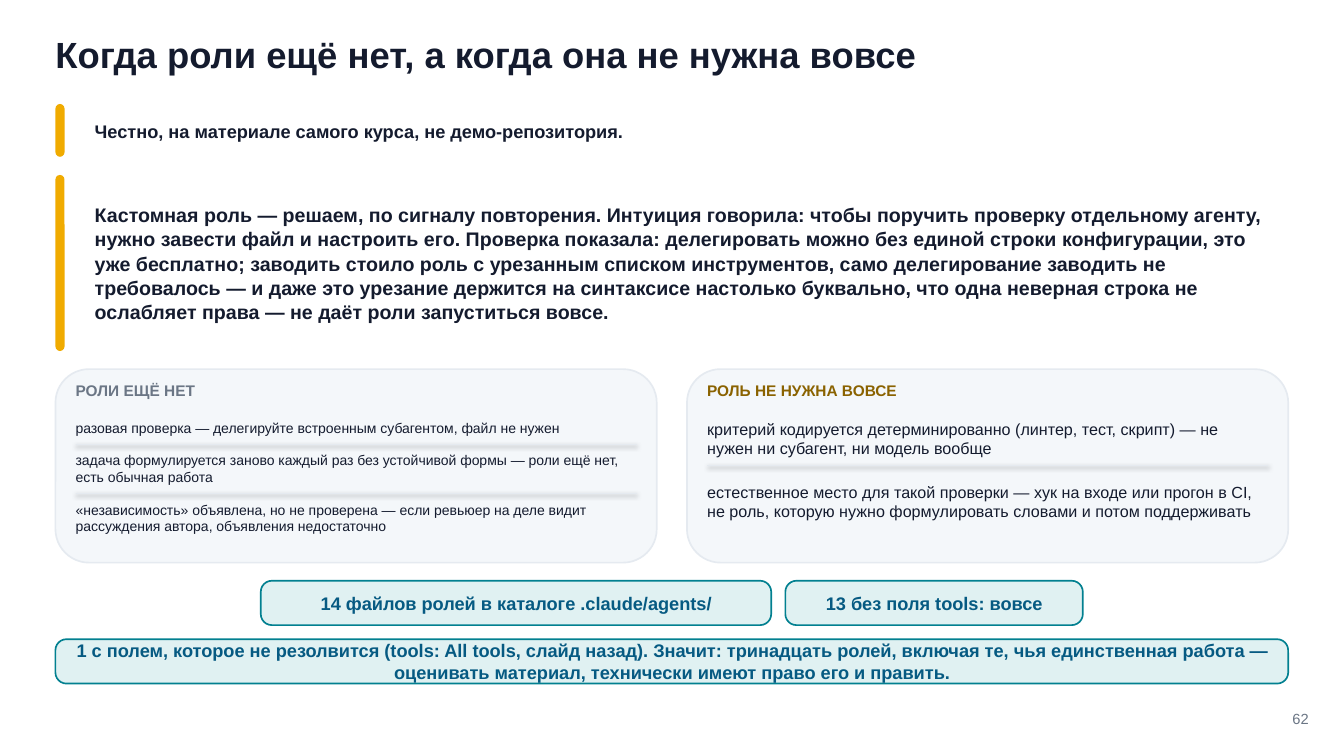
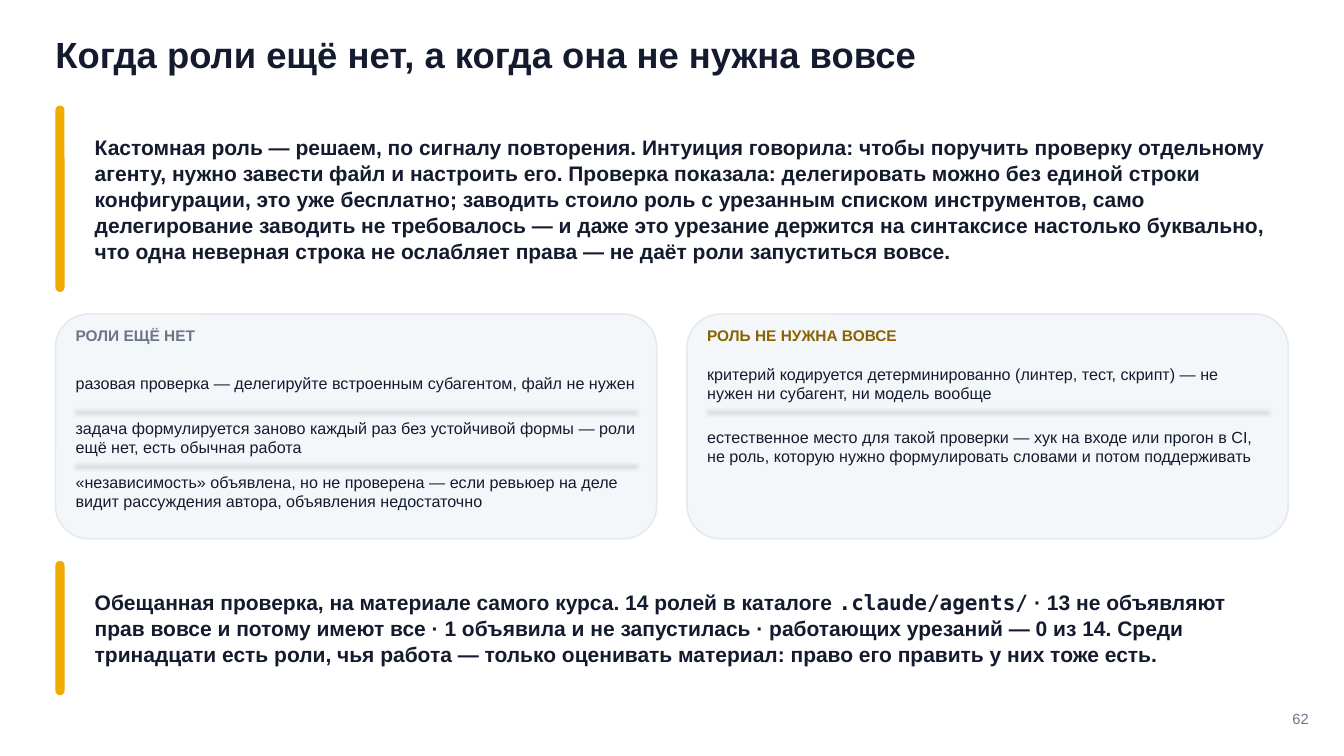
Before and after one commit to tellina-study/AI-usage-lessons, a slide deck: slide 62 of library/seminars/sem-06/rendered/sem-06.pptx. Drawn at 1344x756 pixels with LibreOffice and Linux fonts; fonts in the diff are those of the drawing. Boxes give left, top, right and bottom in pixels: in the first picture for what was removed or moved away, otherwise in the second. Text is boxed around its words. In the diff, an @@ line names an element or a change of style, - is before the commit and + after.

Commit message:
#225 Семинар 6: сведение пересмотра — шесть расхождений сквозной истории выправлены, 38 файлов переименованы, две главы разрезаны

```diff
--- a/library/seminars/sem-06/rendered/sem-06.pptx
+++ b/library/seminars/sem-06/rendered/sem-06.pptx
@@ rounded rectangle: place and size @@
-rounded rectangle at [55, 175, 65, 352]
+rounded rectangle at [55, 106, 65, 292]
@@ rounded rectangle removed at [55, 104, 65, 156] @@
@@ text "Кастомная роль — решаем, по ...": place and size @@
-text "Кастомная роль — решаем, по ..." at [95, 207, 1261, 323]
+text "Кастомная роль — решаем, по ..." at [95, 139, 1264, 264]
@@ text "Кастомная роль — решаем, по ..." at [95, 139, 1264, 264]: size 14 to 15 pt; line spacing 17.4pt to 18.6pt @@
@@ text removed at [95, 125, 623, 142] @@
-Честно, на материале самого курса, не демо-репозитория.
@@ rounded rectangle: place and size @@
-rounded rectangle at [55, 369, 656, 563]
+rounded rectangle at [55, 314, 656, 538]
@@ rounded rectangle at [55, 314, 656, 538]: proportions changed @@
@@ rounded rectangle at [688, 314, 1289, 538]: proportions changed @@
@@ rounded rectangle: place and size @@
-rounded rectangle at [688, 369, 1289, 563]
+rounded rectangle at [688, 314, 1289, 538]
@@ size 10 to 11.5 pt; line spacing 11.8pt to 13.6pt in 3 elements at [76, 476, 617, 511], [76, 422, 635, 457], [76, 377, 635, 393] @@
@@ text "разовая проверка — делегируйте встроенным ...": place and size @@
-text "разовая проверка — делегируйте встроенным ..." at [76, 422, 560, 436]
+text "разовая проверка — делегируйте встроенным ..." at [76, 377, 635, 393]
@@ text "задача формулируется заново каждый раз ...": place and size @@
-text "задача формулируется заново каждый раз ..." at [76, 454, 618, 485]
+text "задача формулируется заново каждый раз ..." at [76, 422, 635, 457]
@@ line moved from (76, 493) - (637, 493) to (76, 410) - (637, 410) @@
@@ 4 texts, 1 line: place and size @@
-4 texts, 1 line at [76, 383, 1268, 521]
+4 texts, 1 line at [76, 328, 1268, 466]
@@ text "«независимость» объявлена, но не проверена ...": place and size @@
-text "«независимость» объявлена, но не проверена ..." at [76, 504, 587, 534]
+text "«независимость» объявлена, но не проверена ..." at [76, 476, 617, 511]
@@ line moved from (76, 445) - (637, 445) to (76, 465) - (637, 465) @@
@@ rounded rectangle added at [55, 561, 65, 695], fill #F0AB00 @@
@@ text added at [95, 594, 1225, 667], 15 pt, text #141B2E, bold @@
+Обещанная проверка, на материале самого курса. 14 ролей в каталоге .claude/agents/ · 13 не объявляют прав вовсе и потому имеют все · 1 объявила и не запустилась · работающих урезаний — 0 из 14. Среди тринадцати есть роли, чья работа — только оценивать материал: право его править у них тоже есть.
@@ rounded rectangle removed at [261, 581, 771, 625] @@
@@ text removed at [321, 596, 711, 614] @@
-14 файлов ролей в каталоге .claude/agents/
@@ rounded rectangle removed at [785, 581, 1083, 625] @@
@@ text removed at [826, 596, 1043, 610] @@
-13 без поля tools: вовсе
@@ rounded rectangle removed at [55, 639, 1289, 684] @@
@@ text removed at [77, 643, 1245, 683] @@
-1 с полем, которое не резолвится (tools: All tools, слайд назад). Значит: тринадцать ролей, включая те, чья единственная работа — оценивать материал, технически имеют право его и править.
```
Also in this commit, not shown: 33 other slides changed, 8 slides added, 8 slides removed, 59 other files.
